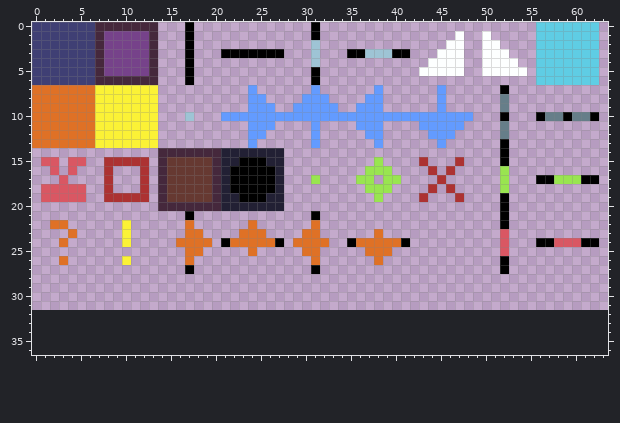
Pixel-art sprite -- src/client/img/map_tileset.png. Above is the file before it was changed.
The file is 64x32 pixels. Shown: x 0..63, y 0..36. The old version is drawn lined up with the new one, on the new canvas.
Now the later version:
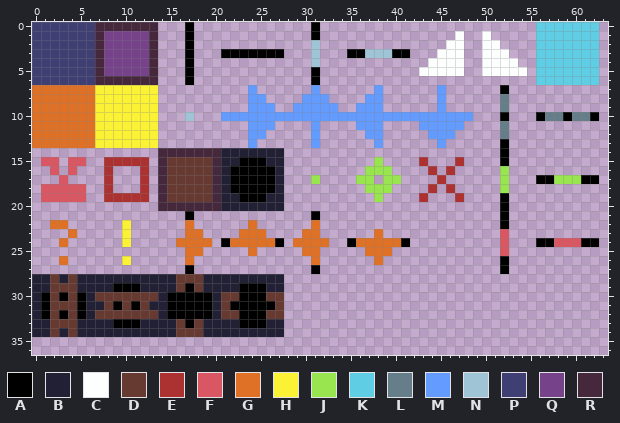
Palette (. is transparent): A #000000  B #222034  C #fdffff  D #663931  E #ac3232  F #d95763  G #df7126  H #fbf236  J #99e550  K #5fcde4  L #667e89  M #639bff  N #9ec4d5  P #3f3f74  Q #76428a  R #45283c
From old to new:
canvas 64x32 -> 64x64
Colour A now appears in row 29 at x 9 to 11, 17 and 23 to 25; in row 30 at x 1, 3, 5, 15 to 19 and 23 to 25; in row 31 at x 1, 5, 9, 11, 15 to 19 and 22 to 26; in row 32 at x 1, 3, 5, 15 to 19 and 23 to 25; in row 33 at x 9 to 11, 17 and 23 to 25.
Colour B now appears in row 28 at x 0 to 1, 3, 5 to 15 and 19 to 27; in row 29 at x 0 to 1, 5 to 8, 12 to 15, 19 to 22 and 26 to 27; in row 30 at x 0, 6, 14 and 20; in row 31 at x 0, 6 to 7, 13 to 14 and 20; in row 32 at x 0, 6, 14 and 20; in row 33 at x 0 to 1, 5 to 8, 12 to 15, 19 to 22 and 26 to 27.
Colour B now appears in row 34 at x 0 to 1, 3, 5 to 15 and 19 to 27.
Colour D now appears in row 28 at x 2, 4 and 16 to 18; in row 29 at x 2 to 4, 16 and 18; in row 30 at x 2, 4, 7 to 13, 21 to 22 and 26 to 27; in row 31 at x 2 to 4, 8, 10, 12, 21 and 27; in row 32 at x 2, 4, 7 to 13, 21 to 22 and 26 to 27; in row 33 at x 2 to 4, 16 and 18.
Colour D now appears in row 34 at x 2, 4 and 16 to 18.
Where, in picture pixels (left, top, right, bottom), the same in both pictures:
added: (32, 274, 284, 337)
